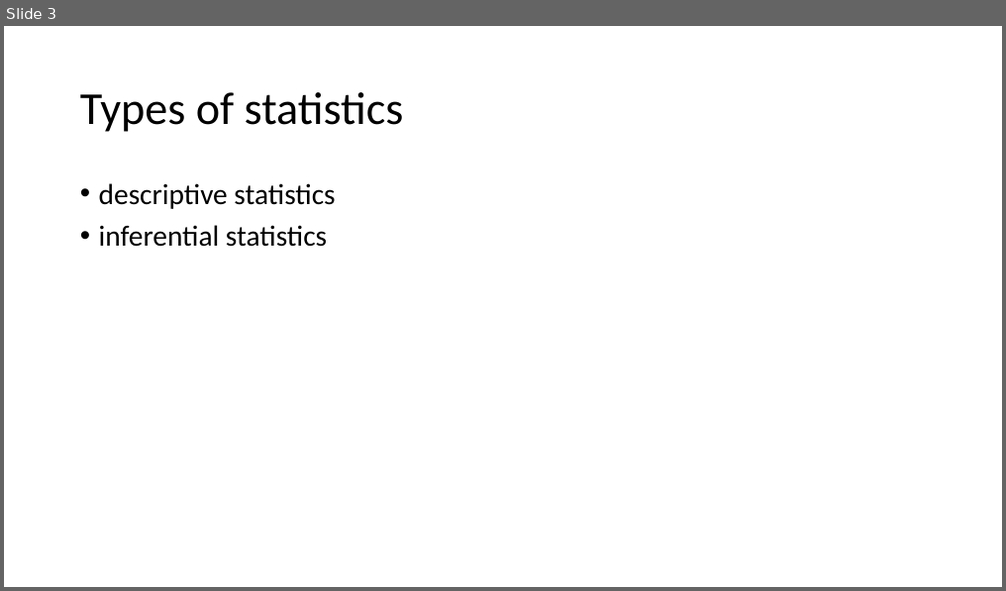
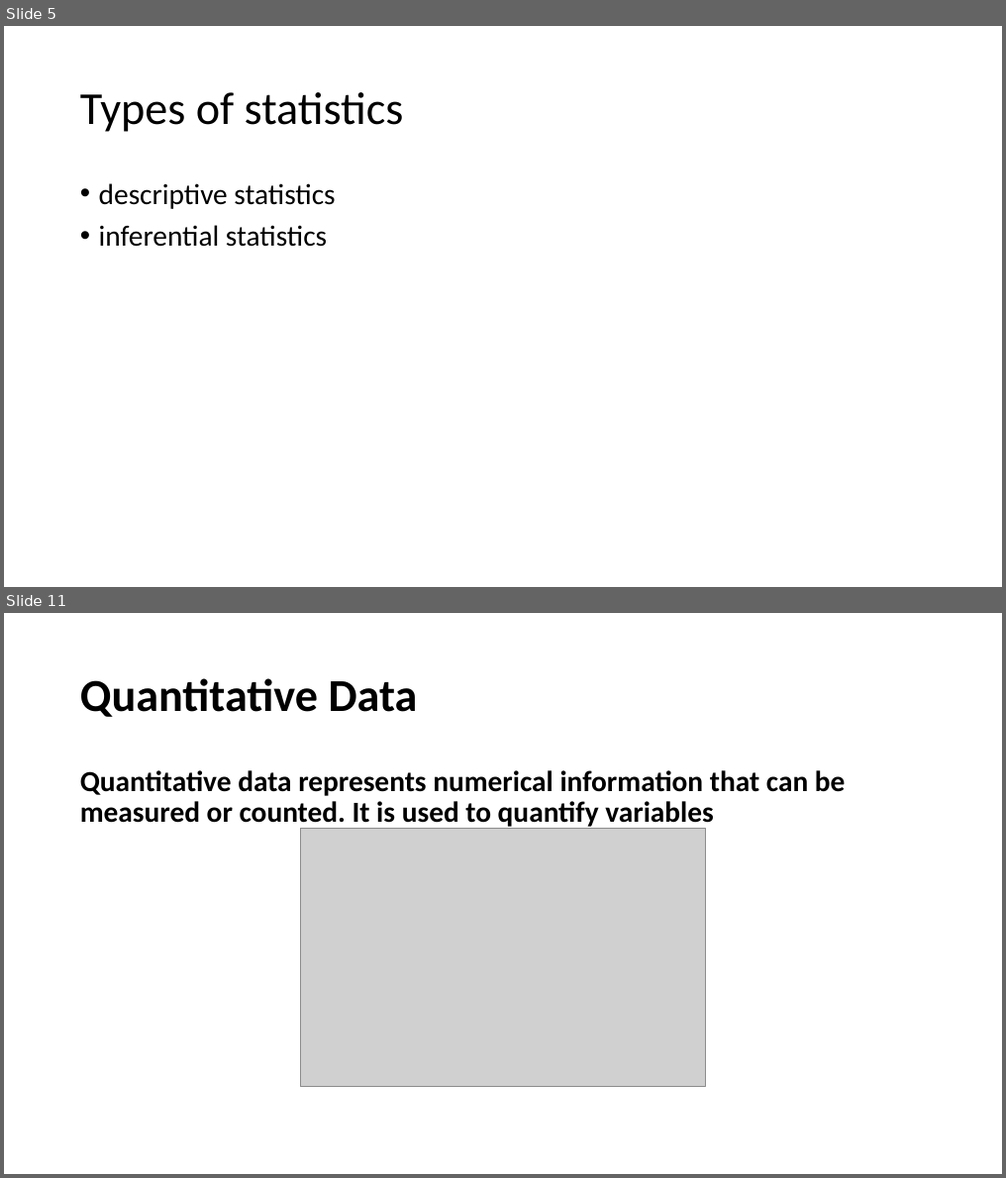
Before and after one commit to joviyal-arun/STAT_TUTORIAL_DOCUMENTS, a slide deck: statistics_tutorial.pptx. Shown one above the other, each under a label of ours: slide 3 before the commit, slides 5 and 11 after it; the slides between them are not shown. The pictures are 1006x591 and 1006x1178 pixels, drawn with LibreOffice and Linux fonts; fonts in the diff are those of the drawing; grey boxes stand for pictures. Boxes give left, top, right and bottom in pixels: in the first picture for what was removed or moved away, otherwise in the second. Text is boxed around its words. In the diff, an @@ line names an element or a change of style, - is before the commit and + after.

Commit message:
type of stat and data measurement is completed

```diff
--- a/statistics_tutorial.pptx
+++ b/statistics_tutorial.pptx
@@ slide 11 added at [4,613,1002,1174], background #FFFFFF @@
@@ title added at [80,678,418,717], 44 pt, text #000000, bold @@
+Quantitative Data
@@ text added at [80,770,846,830], 28 pt, text #000000, bold @@
+Quantitative data represents numerical information that can be measured or counted. It is used to quantify variables
@@ picture added at [300,829,706,1087] @@
@@ what was slide 3 is now slide 5 @@
```
Also in this commit, not shown: 1 slide changed, 13 other slides added.
